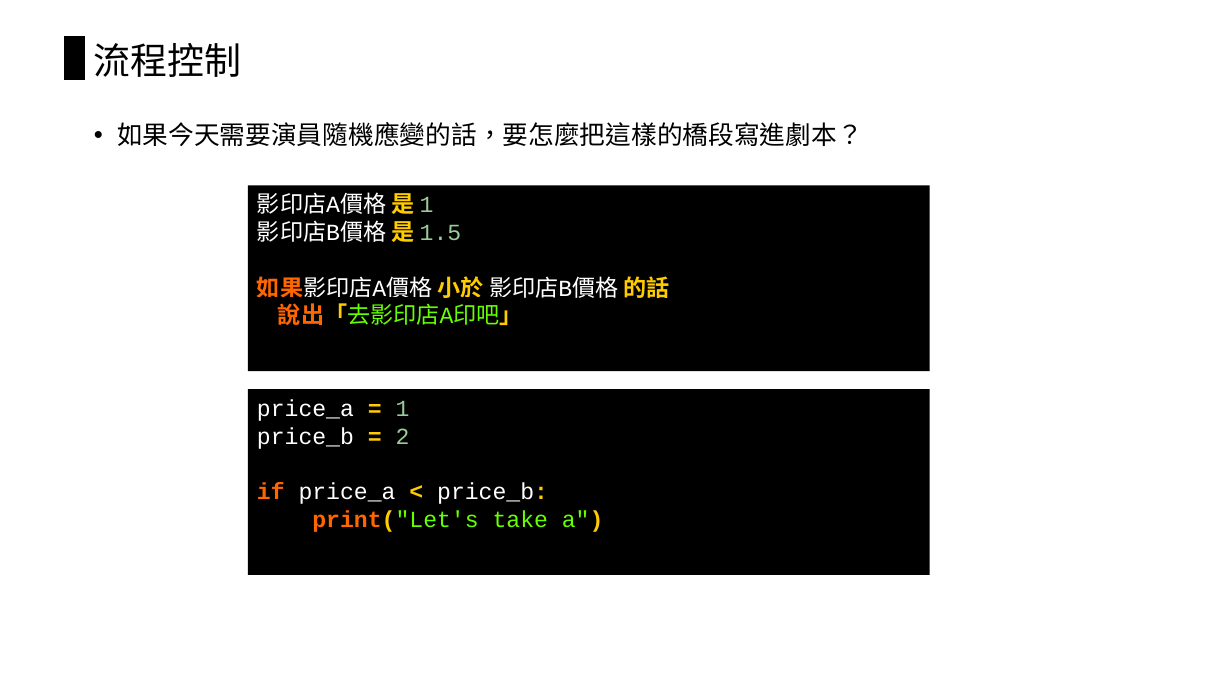
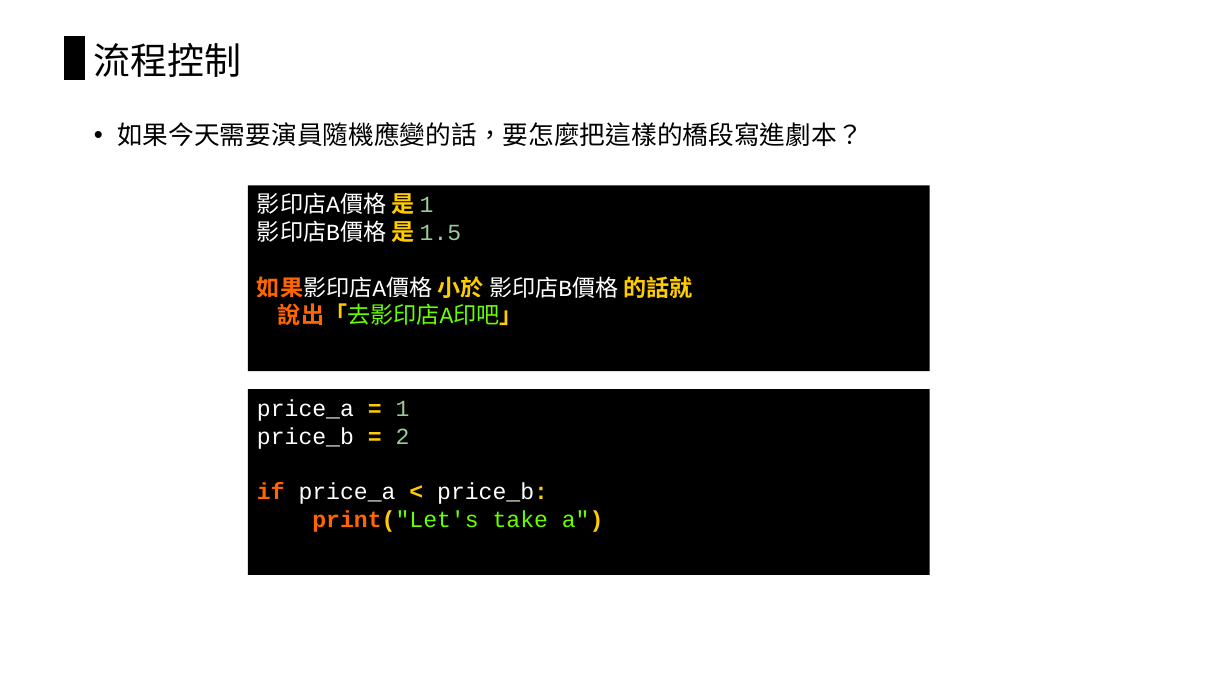
Before and after one commit to chiachin-yen/NCKU_workshop_2018, a slide deck: slide 71 of 2018_Eink工作營.pptx (slide 66 before the commit). Drawn at 1232x693 pixels with LibreOffice and Linux fonts; fonts in the diff are those of the drawing. Boxes give left, top, right and bottom in pixels: in the first picture for what was removed or moved away, otherwise in the second. Text is boxed around its words. In the diff, an @@ line names an element or a change of style, - is before the commit and + after.

```diff
--- a/2018_Eink工作營.pptx
+++ b/2018_Eink工作營.pptx
@@ text in rectangle at box(257, 276, 693, 298): text changed @@
-如果影印店A價格 小於 影印店B價格 的話
+如果影印店A價格 小於 影印店B價格 的話就
```
Also in this commit, not shown: 13 other slides changed, 5 slides added.
